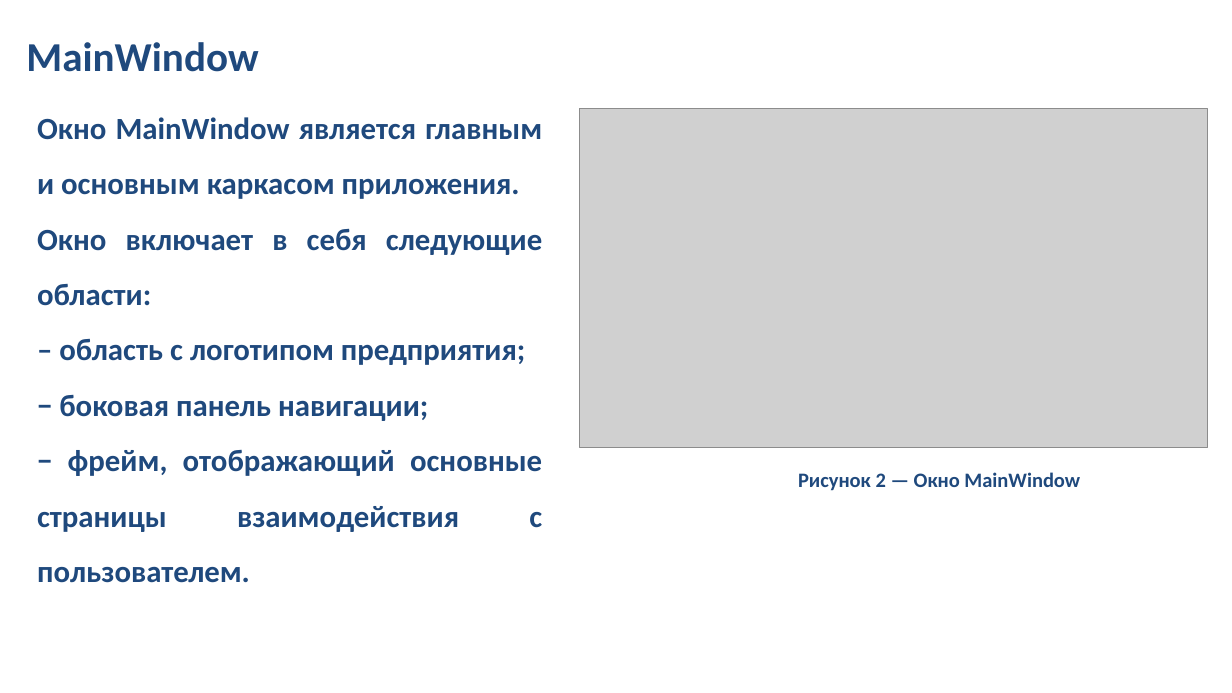
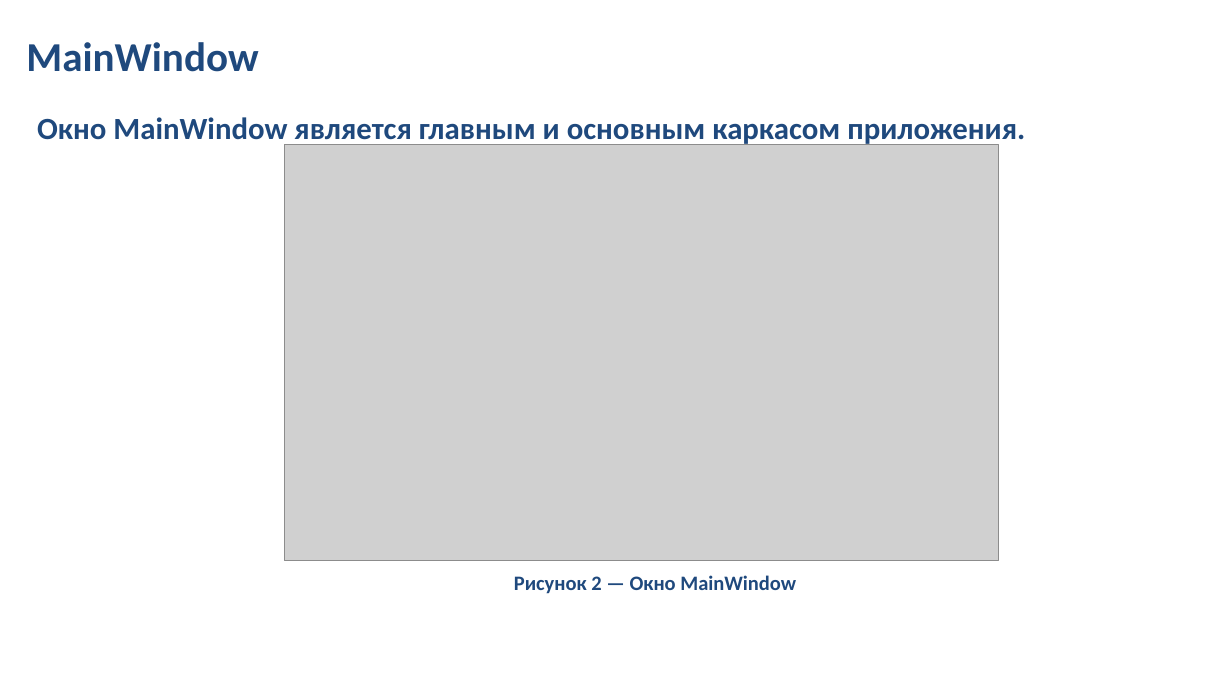
Before and after one commit to Romedov/Industrial-practice, a slide deck: slide 3 of PractProject 4-1/Портянка 1/prezentatsia_1_praktika.pptx. Drawn at 1232x693 pixels with LibreOffice and Linux fonts; fonts in the diff are those of the drawing; grey boxes stand for pictures; background and template pictures are left out. Boxes give left, top, right and bottom in pixels: in the first picture for what was removed or moved away, otherwise in the second. Text is boxed around its words. In the diff, an @@ line names an element or a change of style, - is before the commit and + after.

```diff
--- a/PractProject 4-1/Портянка 1/prezentatsia_1_praktika.pptx
+++ b/PractProject 4-1/Портянка 1/prezentatsia_1_praktika.pptx
@@ picture removed at (579,108,1208,447) @@
@@ picture added at (285,144,999,561) @@
@@ text at (37,228,542,532): paragraphs removed @@
-Окно включает в себя следующие области:
-– область с логотипом предприятия;
-− боковая панель навигации;
-− фрейм, отображающий основные страницы взаимодействия с пользователем.
@@ text "Рисунок 2 — Окно MainWindow": place and size @@
-text "Рисунок 2 — Окно MainWindow" at (798,472,1080,491)
+text "Рисунок 2 — Окно MainWindow" at (514,575,796,594)
```
Also in this commit, not shown: 4 other slides changed, 2 slides added, 1 slide removed.
